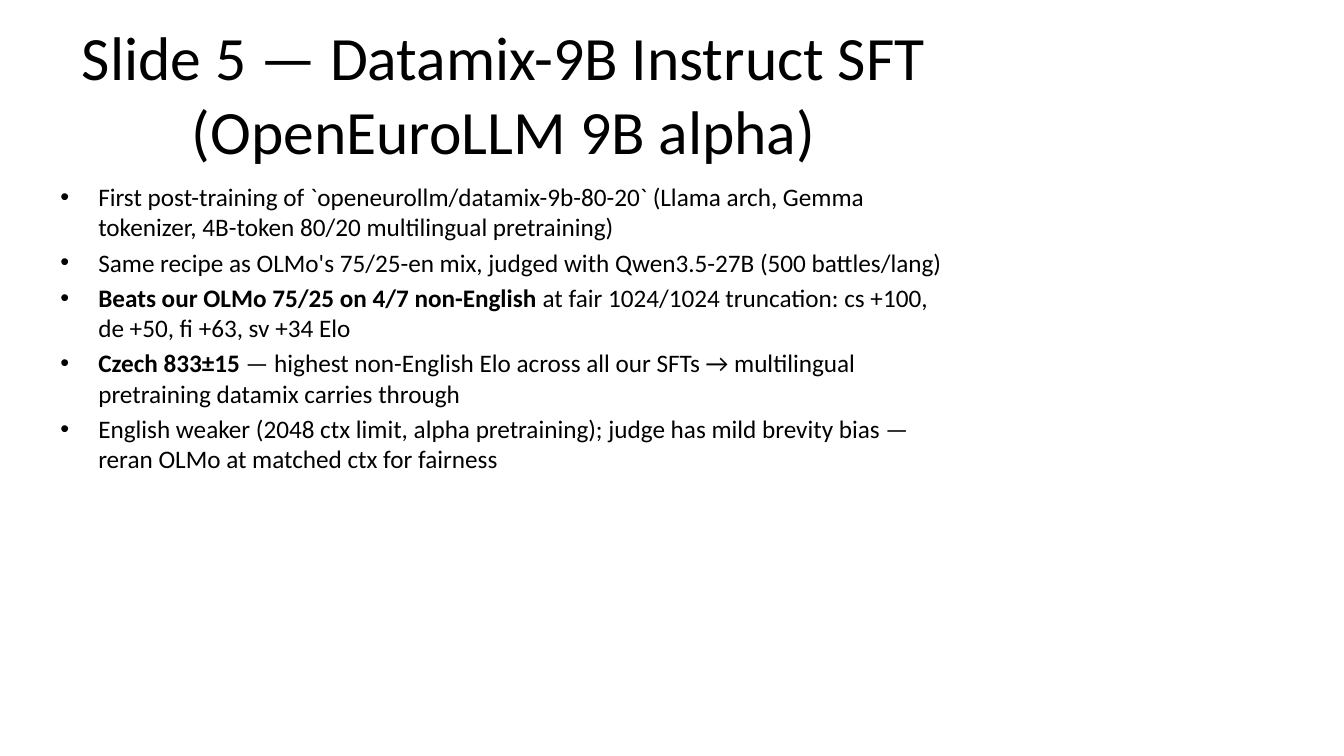
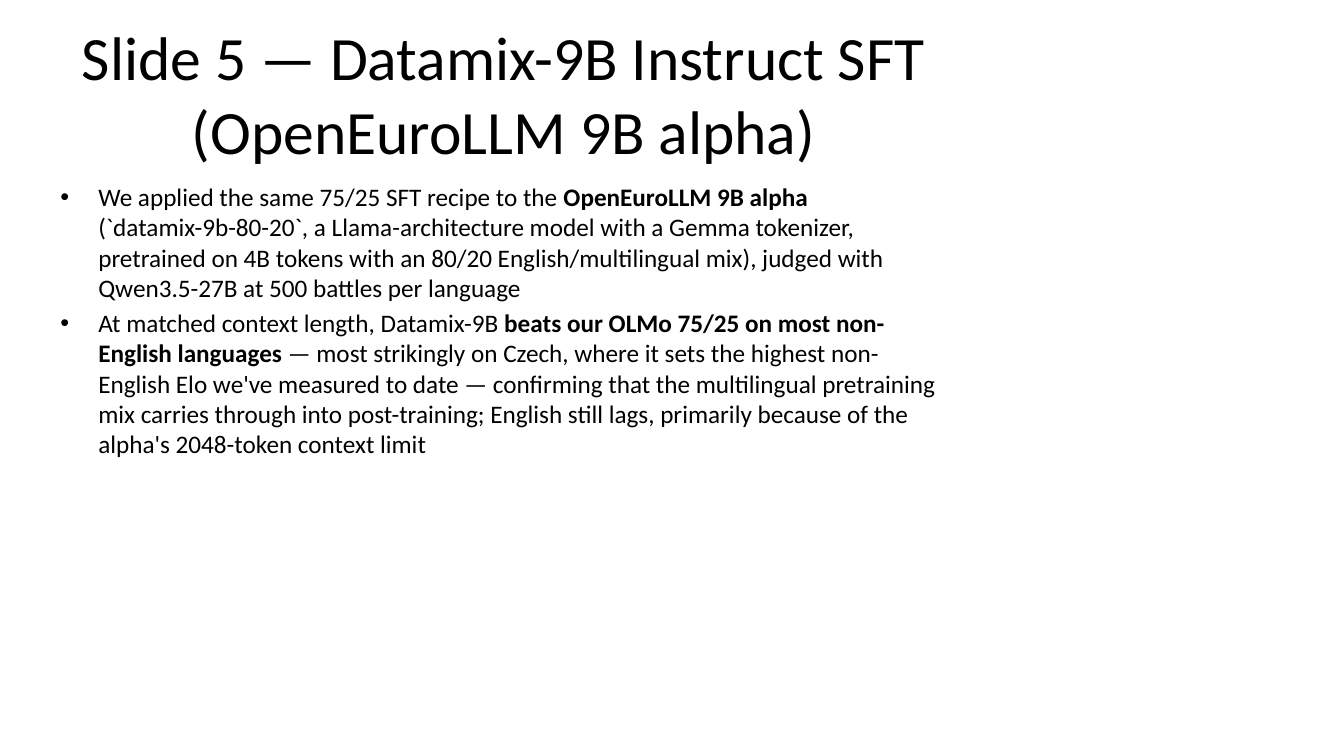
Before and after one commit to ferreirafabio/open-instruct, a slide deck: slide 6 of oellm/meetings/llms4eu_wp4/2026-04-28.pptx. Drawn at 1344x756 pixels with LibreOffice and Linux fonts; fonts in the diff are those of the drawing. Boxes give left, top, right and bottom in pixels: in the first picture for what was removed or moved away, otherwise in the second. Text is boxed around its words. In the diff, an @@ line names an element or a change of style, - is before the commit and + after.

```diff
--- a/oellm/meetings/llms4eu_wp4/2026-04-28.pptx
+++ b/oellm/meetings/llms4eu_wp4/2026-04-28.pptx
@@ text at <box>98,188,935,457</box>: text changed @@
-• First post-training of `openeurollm/datamix-9b-80-20` (Llama arch, Gemma tokenizer, 4B-token 80/20 multilingual pretraining)
-• Same recipe as OLMo's 75/25-en mix, judged with Qwen3.5-27B (500 battles/lang)
-• Beats our OLMo 75/25 on 4/7 non-English at fair 1024/1024 truncation: cs +100, de +50, fi +63, sv +34 Elo
-• Czech 833±15 — highest non-English Elo across all our SFTs → multilingual pretraining datamix carries through
-• English weaker (2048 ctx limit, alpha pretraining); judge has mild brevity bias — reran OLMo at matched ctx for fairness
+• We applied the same 75/25 SFT recipe to the OpenEuroLLM 9B alpha (`datamix-9b-80-20`, a Llama-architecture model with a Gemma tokenizer, pretrained on 4B tokens with an 80/20 English/multilingual mix), judged with Qwen3.5-27B at 500 battles per language
+• At matched context length, Datamix-9B beats our OLMo 75/25 on most non-English languages — most strikingly on Czech, where it sets the highest non-English Elo we've measured to date — confirming that the multilingual pretraining mix carries through into post-training; English still lags, primarily because of the alpha's 2048-token context limit
```
Also in this commit, not shown: 5 other slides changed, 1 slide removed, 1 other file.
